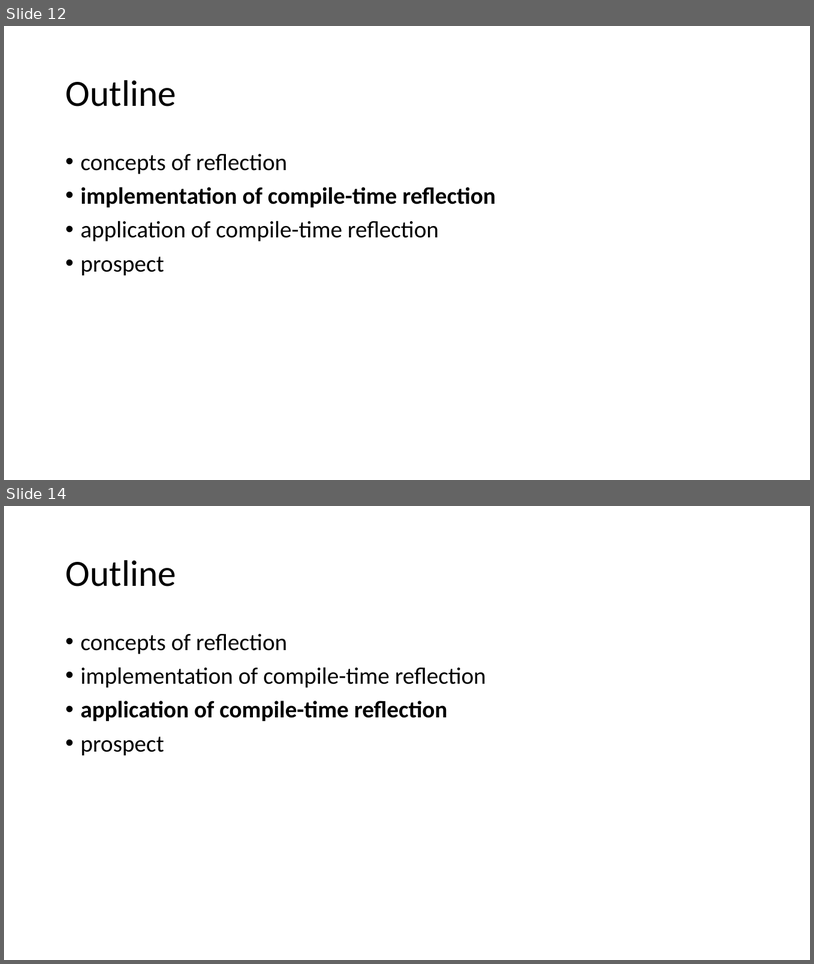
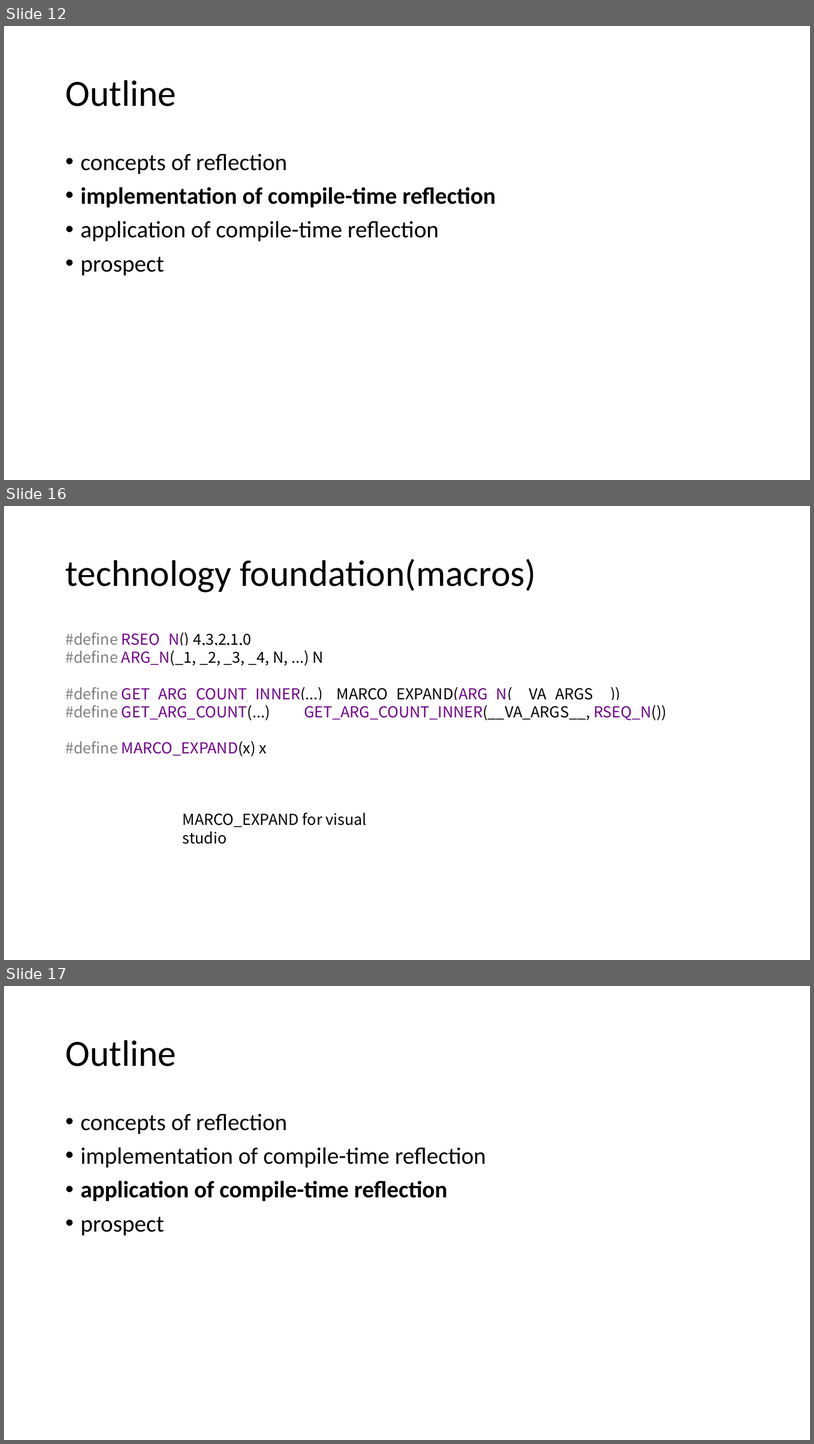
Before and after one commit to qicosmos/cppcon2017, a slide deck: cppcon2017.pptx. Shown one above the other, each under a label of ours: slides 12 and 14 before the commit, slides 12, 16 and 17 after it; the slides between them are not shown. The pictures are 814x964 and 814x1444 pixels, drawn with LibreOffice and Linux fonts; fonts in the diff are those of the drawing. Boxes give left, top, right and bottom in pixels: in the first picture for what was removed or moved away, otherwise in the second. Text is boxed around its words. In the diff, an @@ line names an element or a change of style, - is before the commit and + after.

```diff
--- a/cppcon2017.pptx
+++ b/cppcon2017.pptx
@@ slide 16 added at <box>4,506,810,960</box>, background #FFFFFF @@
@@ title added at <box>65,559,536,592</box>, 44 pt, text #000000 @@
+technology foundation(macros)
@@ text added at <box>65,632,667,756</box>, 18 pt, text #000000 @@
+#define RSEQ_N() 4,3,2,1,0
+#define ARG_N(_1, _2, _3, _4, N, ...) N
+#define GET_ARG_COUNT_INNER(...) MARCO_EXPAND(ARG_N(__VA_ARGS__))
+#define GET_ARG_COUNT(...) GET_ARG_COUNT_INNER(__VA_ARGS__, RSEQ_N())
+#define MARCO_EXPAND(x) x
@@ text added at <box>183,812,367,844</box>, 18 pt, text #000000 @@
+MARCO_EXPAND for visual studio
@@ what was slide 14 is now slide 17 @@
```
Also in this commit, not shown: 2 slides changed, 2 other slides added.
